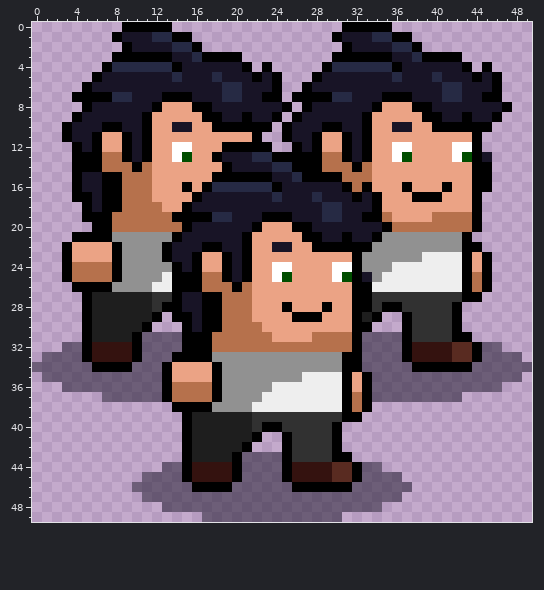
Pixel-art sprite: unity/Assets/Sprites/WaxelWorld/Characters/citizen_multiple.png. That is the earlier state.
The file is 50x50 pixels. Colours within 5 levels of each other are drawn and written as one.
Now the later version:
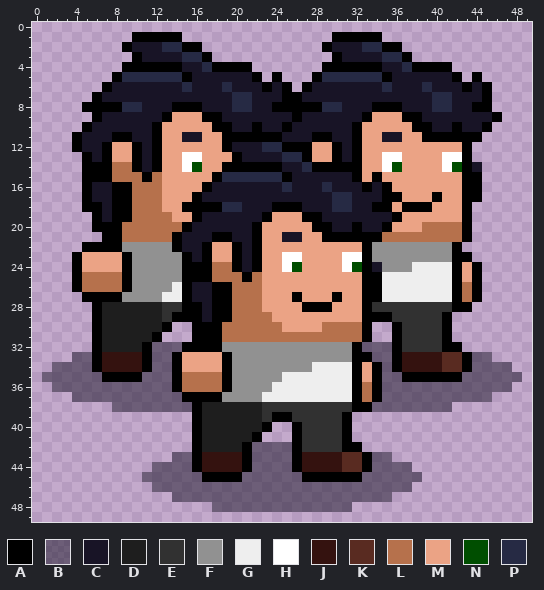
Palette (. is transparent): A #000000  B #16122480  C #181426  D #1e1e1e  E #313131  F #919191  G #eeeeee  H #ffffff  J #34120f  K #592b21  L #b6714c  M #eba385  N #004e00  P #262a44
The author wrote: Added popups for minting and adding citizens in on the "School" scene
The edit:
y 0: x 9..13 AAAAA -> .....; x 31..35 AAAAA -> .....
y 1: x 8..13 ACCCPP -> ..AAAA; x 15 A -> .; x 31..37 CCCPPAA -> AAAA...
y 2: x 13 C -> P; x 15 P -> A; x 29..31 ..A -> ACC; x 33..38 CCCPPA -> PPAA..
y 3: x 8..9 AA -> ..; x 11..13 AAA -> CCC; x 15 C -> P; x 18..20 AAA -> ...; x 31..42 AAAAACCPAAAA -> CCCCPPA.....
y 4: x 7..13 APPPPPP -> ..AAAAA; x 17..20 CCCC -> PAAA; x 23 A -> .; x 30..43 PPPPPPACCCCCCA -> AAAAACCPAAAA..; x 45 A -> .
y 5: x 6..13 ACCCCCCC -> ..APPPPP; x 15 C -> A; x 18 P -> C; x 23 C -> .; x 29..36 CCCCCCCP -> PPPPPPAC; x 40 P -> C; x 42..43 CC -> A.; x 45..46 CA -> ..
y 6: x 5..7 ACC -> ..A; x 15 C -> P; x 20 P -> C; x 23..25 CA. -> ACA; x 35 C -> P; x 39 C -> P; x 41..43 PPC -> CCA; x 45..46 CA -> A.
y 7: x 4..5 AA -> ..; x 7..9 APP -> CCC; x 13..15 AAA -> CCC; x 19 P -> C; x 21 C -> P; x 23..25 AA. -> CCA; x 27..31 AAAPP -> CCCCC; x 35..37 AAA -> CCC; x 40 C -> P; x 42 P -> C; x 46 A -> .
y 8: x 6..10 CCCCC -> AAAPP; x 12..15 AMMM -> CCAA; x 17 A -> C; x 20..21 CC -> PP; x 24 C -> A; x 26 . -> A; x 28..30 CCC -> APP; x 35..41 MMMAACC -> AACCCPP; x 44..47 CCCA -> AA..
y 9: x 4..6 ACC -> ..A; x 11..13 AMM -> CCA; x 21 A -> C; x 24..25 A. -> CC; x 37..40 MMAA -> AACC; x 43 A -> C
y 10: x 3..5 ACC -> ..A; x 7..8 AA -> CC; x 11..12 AM -> CA; x 14..15 CC -> MM; x 20..21 AA -> CC; x 23..24 A. -> CC; x 29..30 AA -> CC; x 32..33 CA -> AM; x 36..41 CCMMAA -> MMAACC; x 43..44 AA -> CC
y 11: x 3..4 AC -> .A; x 6..8 AMM -> CCA; x 11..12 AM -> CA; x 15..16 MM -> CC; x 19..21 MMM -> AAA; x 23..25 ..A -> AAC; x 29..33 MMACA -> ACCAM; x 35..36 MM -> CC; x 39..43 MMMMM -> AAAAA
y 12: x 6..7 AM -> CA; x 9..12 ACAM -> MACA; x 14..15 HH -> MM; x 20..25 AAAA.. -> CCCPPA; x 27..28 CA -> AM; x 30..33 MACA -> ACAM; x 36..37 HH -> MM; x 42..44 HHA -> MA.
y 13: x 4 A -> .; x 6..12 ALLACAM -> CAMMACA; x 14..16 HNM -> MHH; x 18..20 ACC -> MMA; x 22..26 PPAAA -> CCCPP; x 28..33 ALLACA -> MMACAM; x 35 M -> H; x 37 N -> M; x 41 M -> H; x 43..45 NAC -> A..
y 14: x 4 A -> .; x 7 L -> A; x 11..12 LM -> CA; x 15..16 MM -> HN; x 20..27 CCCCPPAA -> AAAAACCP; x 29..31 LLL -> AAA; x 33 L -> M; x 35..36 MM -> HN; x 41..45 MMMAA -> HNAC.
y 15: x 4..6 ACC -> .AA; x 8 A -> L; x 11..12 LM -> AL; x 19..34 AAAAACCPAAAALLLM -> PPPPPPACCCCCCAMA; x 43 M -> A; x 45 A -> .
y 16: x 4..5 AC -> .A; x 7 A -> C; x 9 L -> A; x 12 M -> L; x 15 A -> M; x 18..25 PPPPPPAC -> CCCCCCCP; x 29 C -> P; x 31..32 AL -> CC; x 34..35 MM -> CA; x 37 A -> M; x 41 A -> M; x 43 M -> A; x 45 A -> .
y 17: x 4 A -> .; x 7 A -> C; x 9 L -> A; x 12 M -> L; x 24 P -> C; x 28 P -> C; x 30..32 CCA -> PPC; x 34..36 AMM -> CAA; x 38..39 AA -> MM; x 43 M -> A
y 18: x 6..7 CA -> AC; x 9 L -> A; x 16..20 CCCCC -> AAAPP; x 24..26 CCC -> AAA; x 29 P -> C; x 31 C -> P; x 35 M -> A; x 37..39 MMM -> AAA; x 43..44 MA -> A.
y 19: x 5 A -> .; x 7..9 ALL -> CAA; x 14..15 AA -> MM; x 17..19 APP -> CCC; x 24..30 AACCCPP -> MMMAACC; x 33..36 AALM -> CCCA; x 40..44 LLLLA -> MMMA.
y 20: x 8 L -> A; x 26..29 AACC -> MMAA; x 32 C -> A; x 36..38 LLL -> MMM; x 43..44 LA -> A.
y 21: x 4..6 AAA -> ...; x 8..13 FFFFFF -> ALLLLL; x 18..19 CC -> AA; x 21..22 AM -> CA; x 25..30 MMAACC -> CCMMAA; x 32..33 CC -> AA; x 35..42 FFFFFFFF -> LLLLLLLL
y 22: x 3..7 AMMMM -> ..AAA; x 13..14 AC -> FA; x 18..22 ACCAM -> MMACA; x 24..25 CC -> MM; x 28..32 AAAAA -> MMMMM; x 42..44 FAA -> A..
y 23: x 3..4 AM -> .A; x 8..9 AF -> MA; x 13..17 ACCAM -> FFACA; x 19..22 ACAM -> MACA; x 25..26 MM -> HH; x 31..33 MAF -> HHA; x 39..42 GGGG -> FFFA; x 44..45 MA -> ..
y 24: x 3..9 ALLLLAF -> .AMMMMA; x 14..15 AC -> FA; x 17..22 MMACAM -> ALLACA; x 24 H -> M; x 26 M -> N; x 30 H -> M; x 32..34 AFF -> NAC; x 36..37 GG -> FF; x 42..45 GAMA -> AMA.
y 25: x 3..4 AL -> .A; x 8..9 AF -> LA; x 13..14 GA -> FF; x 17 L -> A; x 19..20 AC -> LL; x 22 M -> L; x 24..25 HN -> MM; x 30..34 HNACF -> MMMAA; x 42..45 GALA -> AMA.
y 26: x 5..9 AAAFF -> LLLLA; x 12..14 GGA -> FFG; x 16..20 ALLLA -> CCAAL; x 22 M -> L; x 32 A -> M; x 34 G -> A; x 42..45 GALA -> ALA.
y 27: x 6..15 DDDDDDEEAC -> AAAFFFFGGA; x 17 A -> C; x 19 L -> A; x 22 M -> L; x 26 M -> A; x 30 M -> A; x 32 A -> M; x 34..43 EEEEEEEEEA -> AGGGGGGGAL
y 28: x 5..6 AD -> .A; x 12..17 EAACCA -> DEEAAC; x 19 L -> A; x 22 M -> L; x 25 A -> M; x 27..28 MM -> AA; x 32 A -> M; x 35..36 AA -> EE; x 43 . -> A
y 29: x 5..6 AD -> .A; x 12..13 A. -> DE; x 16..17 CA -> AC; x 19 L -> A; x 22..23 MM -> LL; x 26..28 AAA -> MMM; x 32..33 AD -> MA; x 35..37 ..A -> AEE; x 41..42 EA -> A.
y 30: x 5..6 AD -> .A; x 11..13 A.. -> DDA; x 15..16 AC -> .A; x 23..24 MM -> LL; x 29..32 MMMA -> LLLL; x 36..37 .A -> AE; x 41..42 EA -> A.
y 31: x 5..6 AD -> .A; x 10..15 ABBBBA -> DDA...; x 18 L -> A; x 24..27 MMMM -> LLLL; x 32..37 ABBBBA -> LA..AE; x 41..43 EAA -> A..
y 32: x 3..11 BBAJJJJAB -> ...ADDDDA; x 18..31 LLLLLLLLLLLLLL -> AFFFFFFFFFFFFF; x 36..46 BAJJJJKKABB -> AEEEEAA....
y 33: x 1..3 BBB -> ...; x 5..6 AJ -> BA; x 10..11 AB -> JA; x 15..19 AAAFF -> MMMMA; x 31 A -> F; x 33 B -> A; x 36..37 BA -> AJ; x 41 J -> K; x 43..44 KA -> AB; x 46..48 BBB -> ...
y 34: x 0..1 BB -> ..; x 7..11 AAABB -> JJJJA; x 13..14 AM -> BA; x 18..19 AF -> MA; x 28..31 FFFA -> GGGG; x 33..34 BB -> MA; x 36..42 BBAAAAA -> AJJJJKK; x 48..49 BB -> ..
y 35: x 7..10 BBBB -> AAAA; x 13..19 AMMMMAF -> BALLLLA; x 25..26 FF -> GG; x 31..34 AMAB -> GAMA; x 37..42 BBBBBB -> AAAAAA
y 36: x 2 . -> B; x 13..14 AL -> BA; x 18..19 AF -> LA; x 31..34 AMAB -> GALA; x 47 . -> B
y 37: x 4..6 ... -> BBB; x 13..17 ALLLL -> BBAAA; x 31..34 ALAB -> GALA; x 43..45 ... -> BBB
y 38: x 8..15 ......AA -> BBBBBBBB; x 17..32 AFFFFGGGGGGGGGAL -> DDDDDDEEEEEEEEEA; x 34..41 ........ -> BBBBBBBB
y 39: x 15..16 AD -> .A; x 22 E -> D; x 24..25 EE -> AA; x 32 A -> .
y 40: x 15..16 AD -> .A; x 22 E -> D; x 24..26 AEE -> ..A; x 30..31 A. -> EA
y 41: x 15..16 AD -> .A; x 25..26 AE -> .A; x 30..31 A. -> EA
y 42: x 15..16 AD -> .A; x 22..26 ...AE -> BBBBA; x 30..32 A.. -> EAA
y 43: x 14..21 .ADDDDAB -> BBAJJJJA; x 25..35 AEEEEAA.... -> BAJJJJKKABB
y 44: x 12 . -> B; x 15..16 AJ -> BA; x 20..21 AB -> JA; x 25..26 AJ -> BA; x 30 K -> J; x 32..33 AB -> KA; x 35..37 ... -> BBB
y 45: x 15..19 AJJJJ -> BBAAA; x 25..31 AJJJJKK -> BBAAAAA; x 37..38 .. -> BB
y 46: x 10..11 BB -> ..; x 16..19 AAAA -> BBBB; x 26..31 AAAAAA -> BBBBBB
y 47: x 11..13 BBB -> ...; x 36 B -> .
y 48: x 13..17 BBBBB -> .....; x 32..34 BBB -> ...
y 49: x 17..30 BBBBBBBBBBBBBB -> ..............
